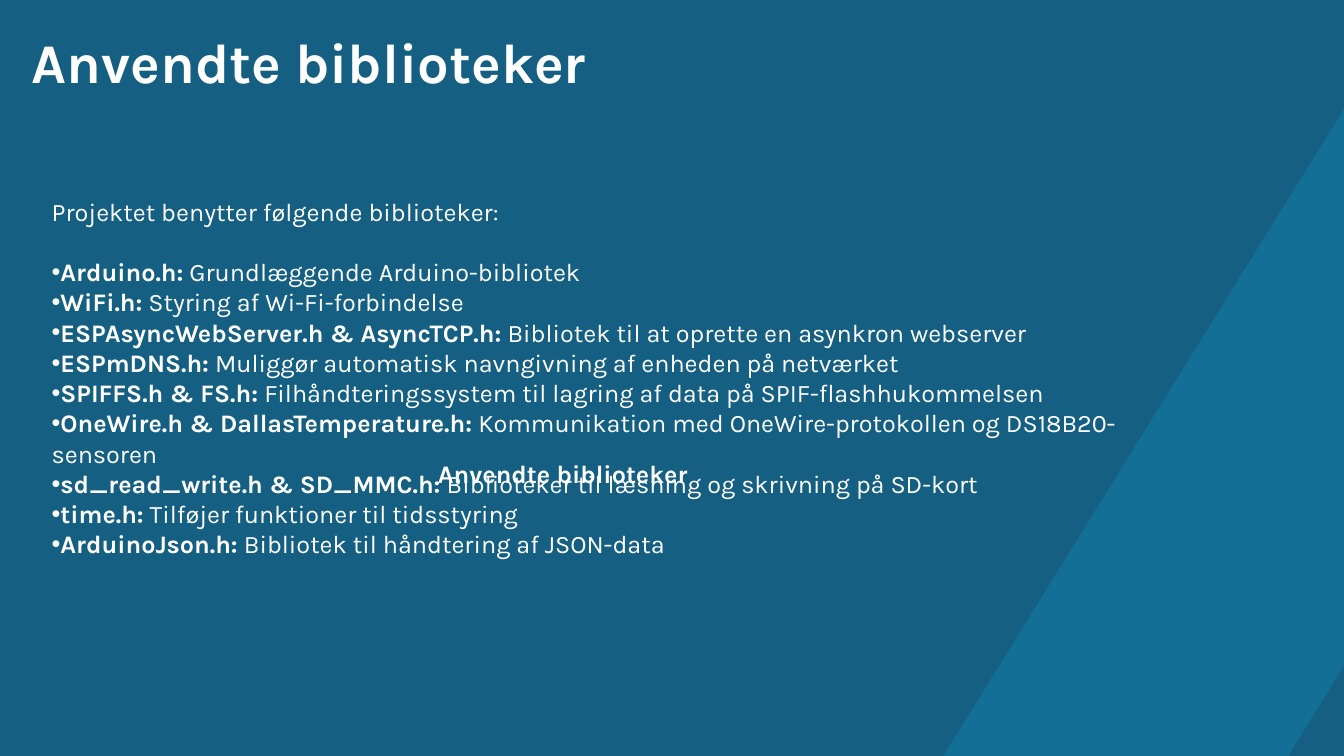
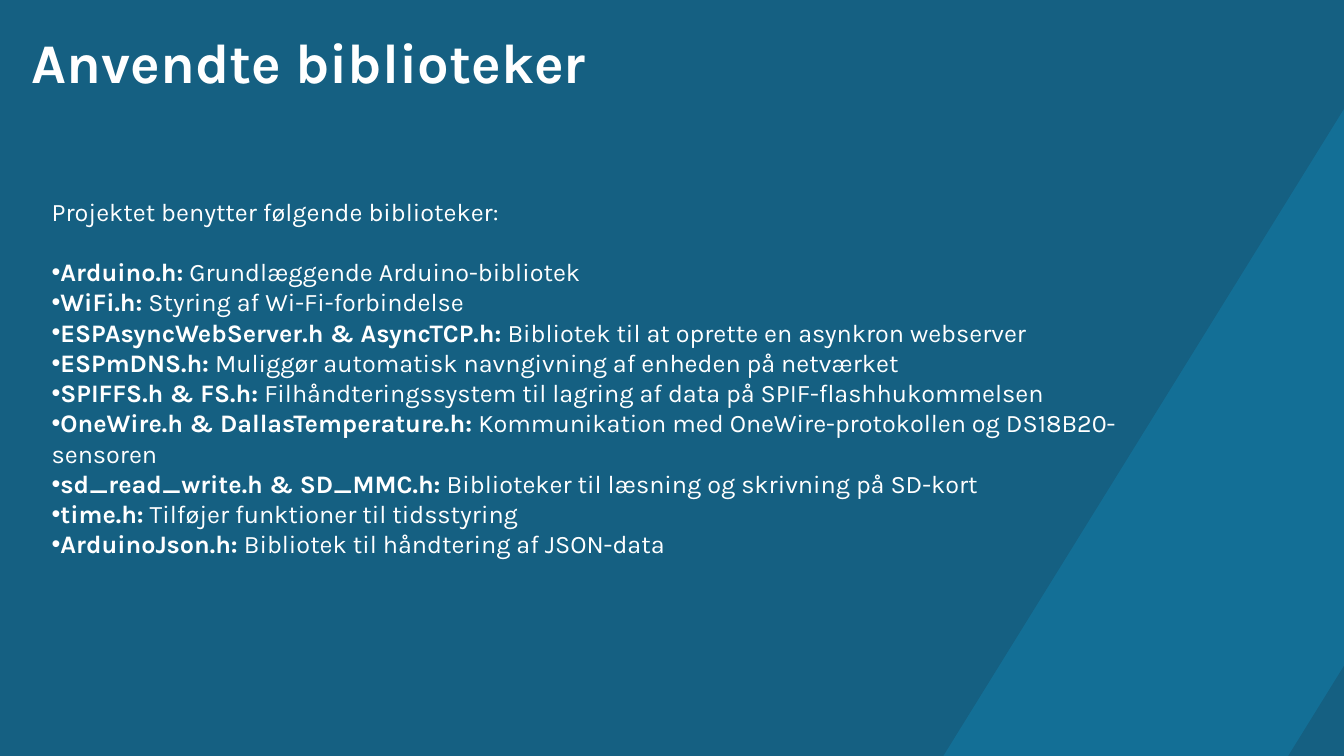
Before and after one commit to Denpas404/H3IoTFinal, a slide deck: slide 4 of ProjectDocs/TemperaturProjekt.pptx. Drawn at 1344x756 pixels with LibreOffice and Linux fonts; fonts in the diff are those of the drawing. Boxes give left, top, right and bottom in pixels: in the first picture for what was removed or moved away, otherwise in the second. Text is boxed around its words. In the diff, an @@ line names an element or a change of style, - is before the commit and + after.

```diff
--- a/ProjectDocs/TemperaturProjekt.pptx
+++ b/ProjectDocs/TemperaturProjekt.pptx
@@ text removed at (438, 465, 572, 494) @@
-Anvendte biblioteker
```
Also in this commit, not shown: 2 other slides changed, 1 slide added, 1 other file.
